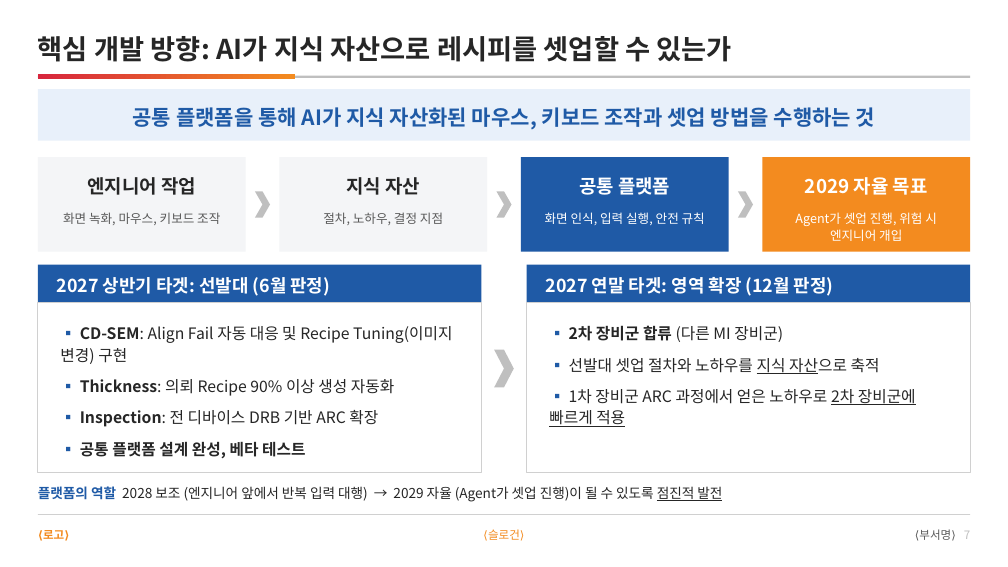
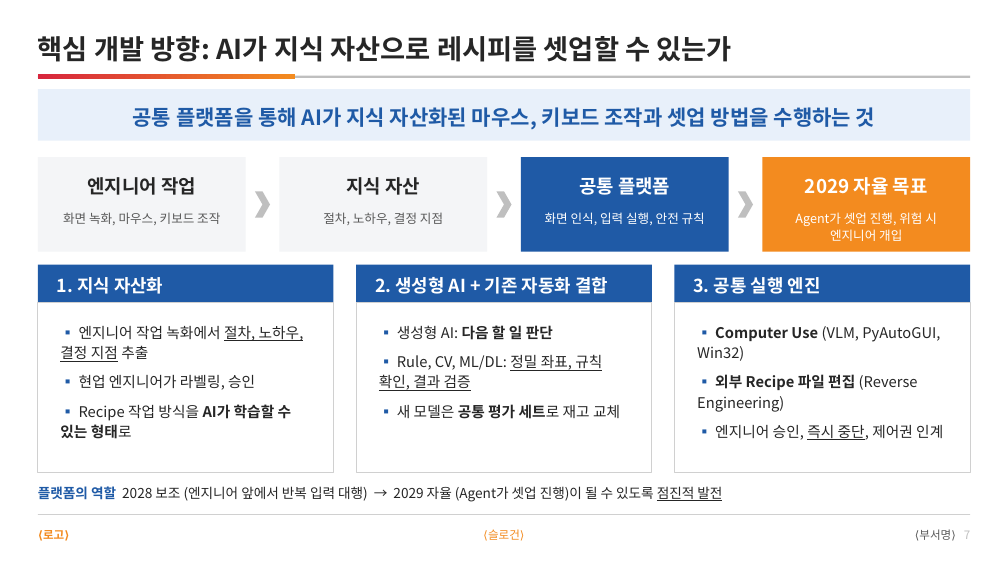
Before and after one commit to DarrenKoi/pm_notes, a slide deck: slide 7 of my-task/arc-tf/deliverables/arc-tf-proposal.pptx. Drawn at 1008x567 pixels with LibreOffice and Linux fonts; fonts in the diff are those of the drawing. Boxes give left, top, right and bottom in pixels: in the first picture for what was removed or moved away, otherwise in the second. Text is boxed around its words. In the diff, an @@ line names an element or a change of style, - is before the commit and + after.

```diff
--- a/my-task/arc-tf/deliverables/arc-tf-proposal.pptx
+++ b/my-task/arc-tf/deliverables/arc-tf-proposal.pptx
@@ rectangle: place and size @@
-rectangle at (38, 265, 482, 302)
+rectangle at (38, 265, 333, 302)
@@ rectangle: place and size @@
-rectangle at (527, 265, 971, 302)
+rectangle at (356, 265, 652, 302)
@@ rectangle added at (675, 265, 970, 302), fill #1F5AA6 @@
@@ text at (57, 277, 163, 294): text changed @@
-2027 상반기 타겟: 선발대 (6월 판정)
+1. 지식 자산화
@@ text added at (375, 277, 608, 294), 17 pt, text #FFFFFF, bold @@
+2. 생성형 AI + 기존 자동화 결합
@@ text removed at (546, 277, 834, 296) @@
-2027 연말 타겟: 영역 확장 (12월 판정)
@@ text added at (693, 277, 821, 294), 17 pt, text #FFFFFF, bold @@
+3. 공통 실행 엔진
@@ rectangle: place and size @@
-rectangle at (38, 302, 482, 473)
+rectangle at (38, 302, 333, 473)
@@ text at (60, 326, 304, 439): text changed; size 15 to 14 pt @@
-▪ CD-SEM: Align Fail 자동 대응 및 Recipe Tuning(이미지 변경) 구현
-▪ Thickness: 의뢰 Recipe 90% 이상 생성 자동화
-▪ Inspection: 전 디바이스 DRB 기반 ARC 확장
-▪ 공통 플랫폼 설계 완성, 베타 테스트
+▪ 엔지니어 작업 녹화에서 절차, 노하우, 결정 지점 추출
+▪ 현업 엔지니어가 라벨링, 승인
+▪ Recipe 작업 방식을 AI가 학습할 수 있는 형태로
@@ rectangle: place and size @@
-rectangle at (527, 302, 971, 473)
+rectangle at (356, 302, 652, 473)
@@ text at (379, 325, 620, 419): text changed; size 15 to 14 pt @@
-▪ 2차 장비군 합류 (다른 MI 장비군)
-▪ 선발대 셋업 절차와 노하우를 지식 자산으로 축적
-▪ 1차 장비군 ARC 과정에서 얻은 노하우로 2차 장비군에 빠르게 적용
+▪ 생성형 AI: 다음 할 일 판단
+▪ Rule, CV, ML/DL: 정밀 좌표, 규칙 확인, 결과 검증
+▪ 새 모델은 공통 평가 세트로 재고 교체
@@ rectangle added at (675, 302, 970, 473), fill #FFFFFF, outline #D0D0D0 1 pt @@
@@ text added at (697, 326, 943, 440), 14 pt, text #262626 @@
+▪ Computer Use (VLM, PyAutoGUI, Win32)
+▪ 외부 Recipe 파일 편집 (Reverse Engineering)
+▪ 엔지니어 승인, 즉시 중단, 제어권 인계
@@ chevron removed at (495, 349, 514, 387) @@
```
Also in this commit, not shown: 1 other slide changed, 8 other files.
